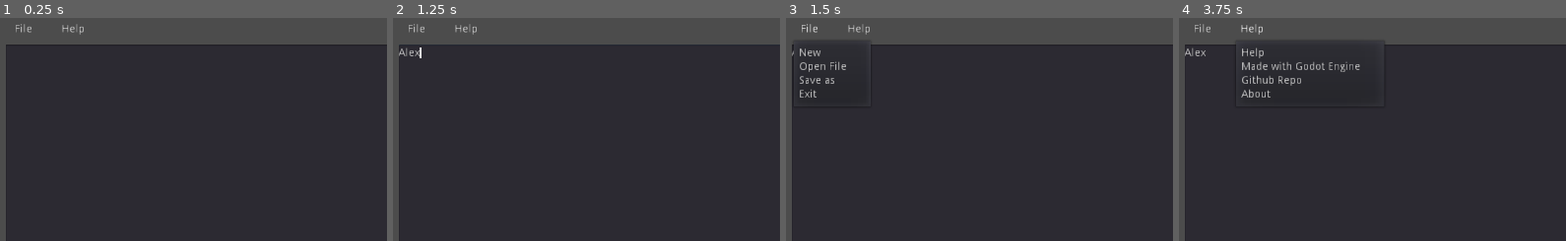
Above: before the commit, frames 1-4 (left to right).
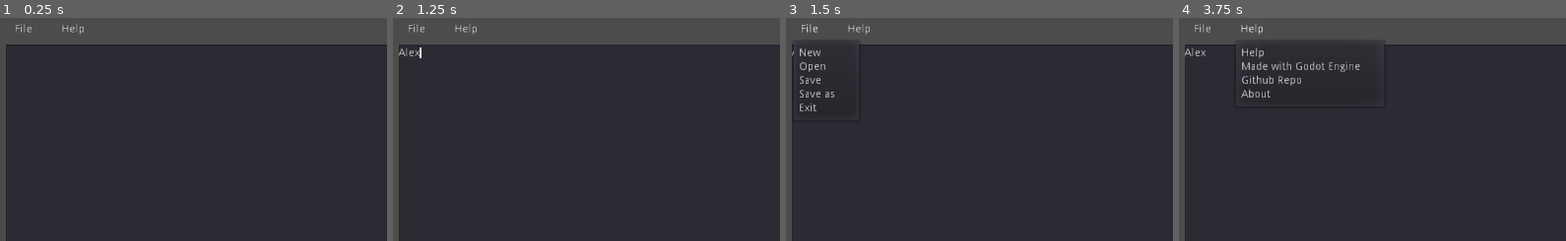
Above: after the commit, the same moments.

Repository: Tyler-Osborne/GodotPad
Game: Godot game, scene res://Scenes/TextEditor.tscn
The game is run twice, just before and just after one commit, with the same random seed, the same clock (stepped at 60 frames per second) and the same inputs.
Inputs (mouse positions are % of the whole screen's width and height, from its top left):
- Up to frame 1 (0.25 s): no input
- Up to frame 2 (1.25 s): click (50, 52) at 0.52 s; type "Alex" at 0.6 s
- Up to frame 3 (1.5 s): click "File" at 1.25 s
- Up to frame 4 (3.75 s): click "File" at 2 s; click "File" at 2.75 s; click "Help" at 3.5 s
The pictures show only the part of the screen within x 0-50%, y 0-50%; the shares and areas given below are measured in that part.

Frames 1-2 are identical in both runs. In frame 3, 0.3% of the frame differs, in the area x 3-22%, y 11-42%; in frame 4, nothing differs.

Commit message:
Save function works now

Diff:
--- a/Scenes/TextEditor.tscn
+++ b/Scenes/TextEditor.tscn
@@ -31,8 +31,8 @@
 resizable = true
 mode = 0
 access = 2
-current_dir = "/OneDrive/Documents/Projects/Godot/Godot Edit"
-current_path = "/OneDrive/Documents/Projects/Godot/Godot Edit/"
+current_dir = "/OneDrive/Documents/Projects/Godot/GodotPad"
+current_path = "/OneDrive/Documents/Projects/Godot/GodotPad/"
 
 [node name="SaveFileDialog" type="FileDialog" parent="."]
 margin_left = 16.0
@@ -42,8 +42,8 @@
 window_title = "Save File As"
 resizable = true
 access = 2
-current_dir = "/OneDrive/Documents/Projects/Godot/Godot Edit"
-current_path = "/OneDrive/Documents/Projects/Godot/Godot Edit/"
+current_dir = "/OneDrive/Documents/Projects/Godot/GodotPad"
+current_path = "/OneDrive/Documents/Projects/Godot/GodotPad/"
 
 [node name="MenuButtonFile" type="MenuButton" parent="."]
 margin_left = 16.0
--- a/Scripts/TextEditor.gd
+++ b/Scripts/TextEditor.gd
@@ -7,7 +7,8 @@
 	update_window_title()
 
 	$MenuButtonFile.get_popup().add_item("New")
-	$MenuButtonFile.get_popup().add_item("Open File")
+	$MenuButtonFile.get_popup().add_item("Open")
+	$MenuButtonFile.get_popup().add_item("Save")
 	$MenuButtonFile.get_popup().add_item("Save as")
 	$MenuButtonFile.get_popup().add_item("Exit")
 	$MenuButtonFile.get_popup().connect("id_pressed", self, "_on_MenuButtonFile_pressed")
@@ -43,6 +44,18 @@
 	current_file = path
 	update_window_title()
 
+func save_file():
+	var path = current_file
+	if path == "Untitled":
+		$SaveFileDialog.popup()
+	else:
+		var file : File = File.new()
+		file.open(path, File.WRITE_READ)
+		file.store_string($TextEdit.text)
+		file.close()
+		current_file = path
+		update_window_title()
+
 func _on_ExitButton_Pressed():
 	get_tree().quit()
 
@@ -51,15 +64,14 @@
 	match item_name:
 		"New":
 			new_file()
-		"Open File":
+		"Open":
 			$OpenFileDialog.popup()
+		"Save":
+			save_file()
 		"Save as":
 			$SaveFileDialog.popup()
 		"Exit":
 			_on_ExitButton_Pressed()
-		_:
-			# print(item_name)
-			pass
 
 func _on_MenuButtonHelp_pressed(id):
 	var item_name : String = $MenuButtonHelp.get_popup().get_item_text(id)
@@ -69,12 +81,9 @@
 		"Made with Godot Engine":
 			OS.shell_open("https://godotengine.org/")
 		"Github Repo":
-			pass
+			OS.shell_open("https://github.com/Tyler-Osborne/GodotPad")
 		"About":
 			$AboutWindow.popup()
-		_:
-			# print(item_name)
-			pass
 
 func _on_AboutButton_pressed():
 	$AboutWindow.hide()
